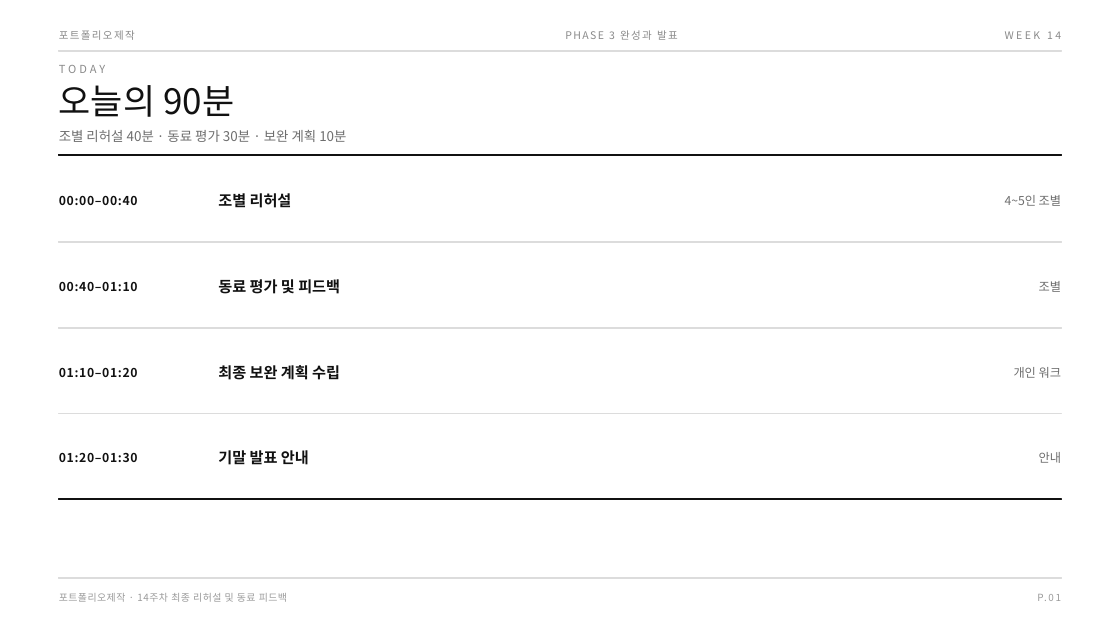
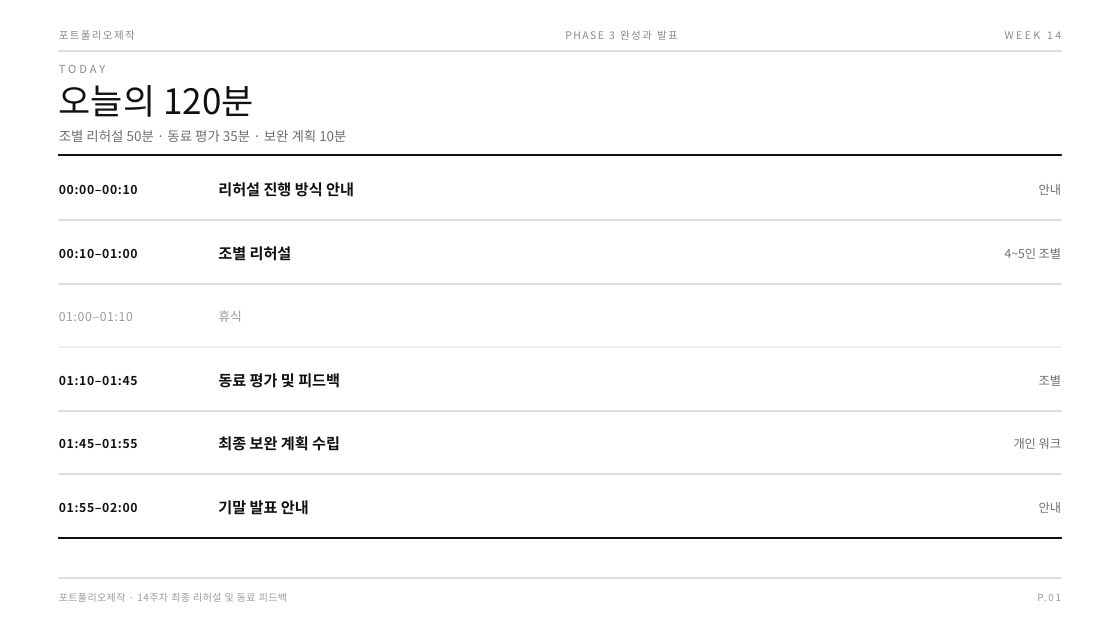
Before and after one commit to design-eng/MIN.D, a slide deck: slide 2 of dist/weeks-포트폴리오제작/포트폴리오제작_14주차_리허설.pptx. Drawn at 1120x630 pixels with LibreOffice and Linux fonts; fonts in the diff are those of the drawing. Boxes give left, top, right and bottom in pixels: in the first picture for what was removed or moved away, otherwise in the second. Text is boxed around its words. In the diff, an @@ line names an element or a change of style, - is before the commit and + after.

```diff
--- a/dist/weeks-포트폴리오제작/포트폴리오제작_14주차_리허설.pptx
+++ b/dist/weeks-포트폴리오제작/포트폴리오제작_14주차_리허설.pptx
@@ text at (x1=59, y1=85, x2=253, y2=117): text changed @@
-오늘의 90분
+오늘의 120분
@@ text at (x1=59, y1=130, x2=346, y2=142): text changed @@
-조별 리허설 40분 · 동료 평가 30분 · 보완 계획 10분
+조별 리허설 50분 · 동료 평가 35분 · 보완 계획 10분
@@ text at (x1=59, y1=185, x2=138, y2=194): text changed @@
-00:00–00:40
+00:00–00:10
@@ text added at (x1=218, y1=182, x2=354, y2=197), 13 pt, text #111111, bold @@
+리허설 진행 방식 안내
@@ text added at (x1=1039, y1=184, x2=1061, y2=195), 10.5 pt, text #6E6E6E @@
+안내
@@ rectangle moved from (x1=59, y1=242, x2=1061, y2=243) to (x1=59, y1=220, x2=1061, y2=221) @@
@@ text "조별 리허설" moved from (x1=218, y1=193, x2=292, y2=208) to (x1=218, y1=246, x2=292, y2=261) @@
@@ text "4~5인 조별" moved from (x1=1005, y1=195, x2=1061, y2=206) to (x1=1005, y1=248, x2=1061, y2=259) @@
@@ text added at (x1=59, y1=249, x2=138, y2=258), 10.5 pt, text #111111, bold @@
+00:10–01:00
@@ rectangle moved from (x1=59, y1=328, x2=1061, y2=329) to (x1=59, y1=283, x2=1061, y2=284) @@
@@ text at (x1=59, y1=312, x2=133, y2=321): text changed; text colour #111111 to #9B9B9B; bold off @@
-00:40–01:10
+01:00–01:10
@@ text added at (x1=218, y1=310, x2=242, y2=322), 11 pt, text #9B9B9B @@
+휴식
@@ rectangle added at (x1=59, y1=347, x2=1061, y2=348), fill #EFEFEF, outline #EFEFEF 1 pt @@
@@ text "동료 평가 및 피드백" moved from (x1=218, y1=279, x2=340, y2=294) to (x1=218, y1=373, x2=340, y2=388) @@
@@ text "조별" moved from (x1=1039, y1=281, x2=1061, y2=292) to (x1=1039, y1=375, x2=1061, y2=386) @@
@@ text at (x1=59, y1=376, x2=138, y2=385): text changed @@
-01:10–01:20
+01:10–01:45
@@ text "최종 보완 계획 수립" moved from (x1=218, y1=365, x2=340, y2=380) to (x1=218, y1=436, x2=340, y2=451) @@
@@ text "개인 워크" moved from (x1=1014, y1=367, x2=1061, y2=378) to (x1=1014, y1=438, x2=1061, y2=449) @@
@@ text at (x1=59, y1=439, x2=138, y2=448): text changed @@
-01:20–01:30
+01:45–01:55
@@ rectangle added at (x1=59, y1=474, x2=1061, y2=475), fill #DCDCDC, outline #DCDCDC 1 pt @@
@@ text "기말 발표 안내" moved from (x1=218, y1=450, x2=309, y2=465) to (x1=218, y1=500, x2=309, y2=515) @@
@@ text "안내" moved from (x1=1039, y1=452, x2=1061, y2=463) to (x1=1039, y1=502, x2=1061, y2=513) @@
@@ text added at (x1=59, y1=503, x2=138, y2=512), 10.5 pt, text #111111, bold @@
+01:55–02:00
@@ rectangle moved from (x1=59, y1=499, x2=1061, y2=500) to (x1=59, y1=538, x2=1061, y2=539) @@
```
Also in this commit, not shown: 1 other slide changed, 34 other files.
